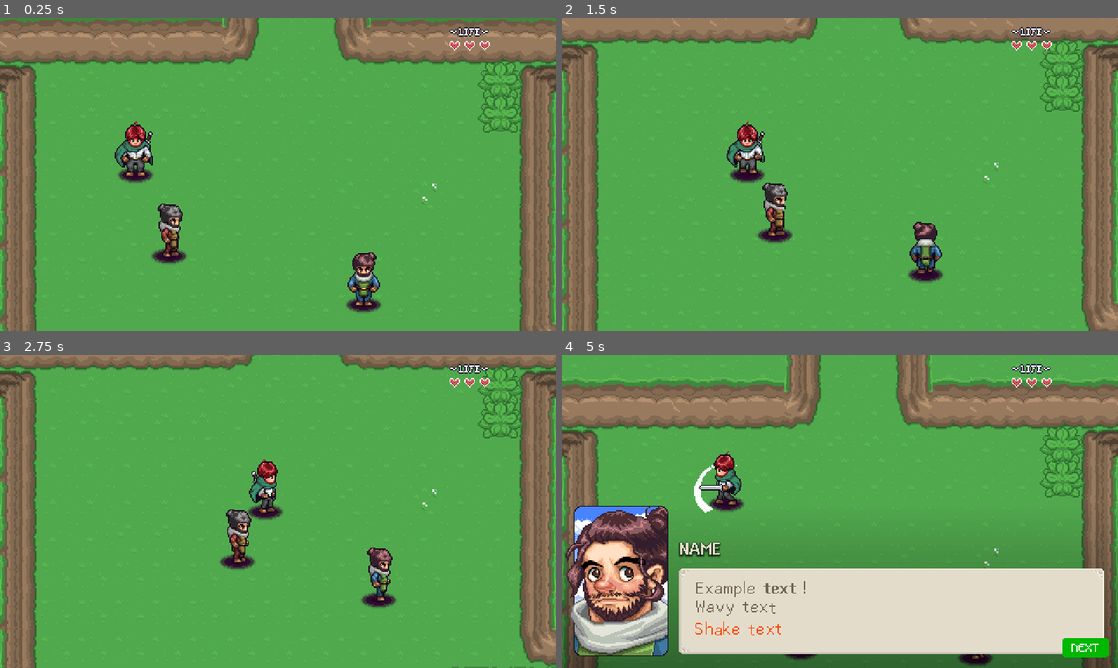
Above: before the commit, frames 1-4 (two rows, left to right).
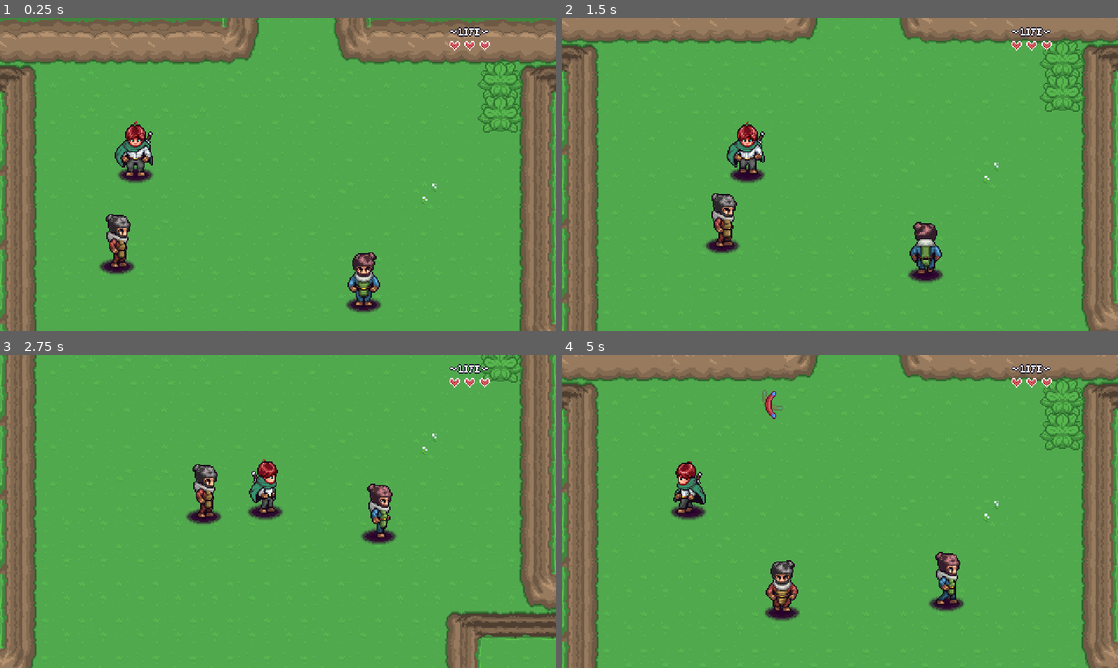
Above: after the commit, the same moments.

Repository: egosselin-projects/zelda-like
Game: Godot game, scene res://Levels/Area01/03.tscn
Same seed, same stepped clock (60 frames per second), same inputs: the game is played once before the commit and once after it. This scene is started directly instead of the project's main scene. Sound files missing from this copy of the repository are replaced by a short silence.
Inputs:
- Up to frame 1 (0.25 s): no input
- Up to frame 2 (1.5 s): tap Enter (ui_accept) at 0.5, 0.77, 1.07 s; hold Right (right) 0.53-1.28 s; hold Ctrl (attack) 0.53-1.28 s; tap Alt (interacts) at 0.8, 1.35 s; hold Down (down) from 1.28 s (still down)
- Up to frame 3 (2.75 s): tap Enter (ui_accept) at 1.52, 1.82, 2.3 s; tap P (test) at 1.55 s; release Down (down) at 2.03 s; hold Right (right) from 2.03 s (still down); hold P (test) from 2.03 s (still down)
- Up to frame 4 (5 s): release Right (right) at 2.78 s; release P (test) at 2.78 s; hold Up (up) 2.78-3.53 s; tap Enter (ui_accept) at 2.85, 3.02, 3.32, 3.77, 4.07, 4.52, 4.82 s; tap Ctrl (attack) at 3.05, 4.35 s; hold Shift (ability) 3.53-4.28 s; hold Left (left) from 3.53 s (still down); tap Alt (interacts) at 3.8 s; tap P (test) at 4.55 s

The runs differ from the first frame. In frame 1, 1.4% of the frame differs, in the area x 17-34%, y 59-82%; in frame 2, 1.5%; in frame 3, 12%; in frame 4, 59%, in the area x 0-100%, y 0-100%.

Commit message:
tuto 32 - finalisation dialogues

Diff:
--- a/GUI/dialog_system/dialog_system.tscn
+++ b/GUI/dialog_system/dialog_system.tscn
@@ -140,7 +140,7 @@
 theme_override_fonts/font = ExtResource("4_umqd7")
 text = "NAME"
 
-[node name="PotraitSprite" type="Sprite2D" parent="DialogUI" unique_id=472544236]
+[node name="PortraitSprite" type="Sprite2D" parent="DialogUI" unique_id=472544236]
 position = Vector2(51, 195)
 texture = ExtResource("5_dwuo2")
 hframes = 4
--- a/GUI/dialog_system/scripts/dialog_system.gd
+++ b/GUI/dialog_system/scripts/dialog_system.gd
@@ -3,8 +3,18 @@
 
 class_name DialogSystemNode extends CanvasLayer
 
+signal finished
+
 var is_active: bool = false
+var dialog_items: Array[DialogItem]
+var dialog_items_index: int = 0
+
 @onready var dialog_ui: Control = $DialogUI
+@onready var content: RichTextLabel = $DialogUI/PanelContainer/RichTextLabel
+@onready var name_label: Label = $DialogUI/NameLabel
+@onready var portrait_sprite: Sprite2D = $DialogUI/PortraitSprite
+@onready var dialog_progress_indicator: PanelContainer = $DialogUI/DialogProgressIndicator
+@onready var dialog_progress_indicator_label: Label = $DialogUI/DialogProgressIndicator/Label
 
 
 func _ready() -> void:
@@ -18,22 +28,29 @@
 
 
 func _unhandled_input(event: InputEvent) -> void:
-	#if is_active == false:
-	#	return
-
-	if event.is_action_pressed("test"):
-		if is_active == false:
-			show_dialog()
+	if is_active == false:
+		return
+	if  (
+		event.is_action_pressed("interacts") or
+		event.is_action_pressed("attack") or
+		event.is_action_pressed("ui_accept")
+	):
+		dialog_items_index += 1
+		if dialog_items_index < dialog_items.size():
+			start_dialog()
 		else:
 			hide_dialog()
 
 
-func show_dialog() -> void:
+func show_dialog(_items: Array[DialogItem]) -> void:
 	is_active = true
 	dialog_ui.visible = true
 	dialog_ui.process_mode = Node.PROCESS_MODE_ALWAYS
+	dialog_items = _items
+	dialog_items_index = 0
 	get_tree().paused = true
-	pass
+	await get_tree().process_frame
+	start_dialog()
 
 
 func hide_dialog() -> void:
@@ -41,4 +58,26 @@
 	dialog_ui.visible = false
 	dialog_ui.process_mode = Node.PROCESS_MODE_DISABLED
 	get_tree().paused = false
-	pass
+	finished.emit()
+
+
+func start_dialog() -> void:
+	show_dialog_button_indicator(true)
+	set_dialog_data(dialog_items[dialog_items_index])
+
+
+func show_dialog_button_indicator(_is_visible: bool) -> void:
+	dialog_progress_indicator.visible = _is_visible
+
+	if dialog_items_index + 1 < dialog_items.size():
+		dialog_progress_indicator_label.text = "NEXT"
+	else:
+		dialog_progress_indicator_label.text = "END"
+
+
+func set_dialog_data(_dialog_item: DialogItem) -> void:
+	if _dialog_item is DialogText:
+		content.text = _dialog_item.text
+
+	name_label.text = _dialog_item.npc_info.npc_name
+	portrait_sprite.texture = _dialog_item.npc_info.portrait
--- /dev/null
+++ b/Interactables/dialog/dialog_interaction.tscn
@@ -0,0 +1,145 @@
+[gd_scene format=3 uid="uid://cmqtx26qogn5s"]
+
+[ext_resource type="Texture2D" uid="uid://p6buc7p3yysy" path="res://Interactables/dialog/sprites/dialog_interactable.png" id="1_a5vth"]
+[ext_resource type="Script" uid="uid://ccfhskvffg4tk" path="res://Interactables/dialog/scripts/dialog_interaction.gd" id="1_w4e83"]
+
+[sub_resource type="RectangleShape2D" id="RectangleShape2D_qpp62"]
+size = Vector2(44, 32)
+
+[sub_resource type="Animation" id="Animation_a5vth"]
+length = 0.001
+tracks/0/type = "value"
+tracks/0/imported = false
+tracks/0/enabled = true
+tracks/0/path = NodePath("Sprite2D:modulate")
+tracks/0/interp = 1
+tracks/0/loop_wrap = true
+tracks/0/keys = {
+"times": PackedFloat32Array(0),
+"transitions": PackedFloat32Array(1),
+"update": 0,
+"values": [Color(1, 1, 1, 1)]
+}
+tracks/1/type = "value"
+tracks/1/imported = false
+tracks/1/enabled = true
+tracks/1/path = NodePath("Sprite2D:position")
+tracks/1/interp = 1
+tracks/1/loop_wrap = true
+tracks/1/keys = {
+"times": PackedFloat32Array(0),
+"transitions": PackedFloat32Array(1),
+"update": 0,
+"values": [Vector2(2, -52)]
+}
+
+[sub_resource type="Animation" id="Animation_w4e83"]
+resource_name = "default"
+tracks/0/type = "value"
+tracks/0/imported = false
+tracks/0/enabled = true
+tracks/0/path = NodePath("Sprite2D:position")
+tracks/0/interp = 1
+tracks/0/loop_wrap = true
+tracks/0/keys = {
+"times": PackedFloat32Array(0),
+"transitions": PackedFloat32Array(1),
+"update": 0,
+"values": [Vector2(2, -52)]
+}
+tracks/1/type = "value"
+tracks/1/imported = false
+tracks/1/enabled = true
+tracks/1/path = NodePath("Sprite2D:modulate")
+tracks/1/interp = 1
+tracks/1/loop_wrap = true
+tracks/1/keys = {
+"times": PackedFloat32Array(0),
+"transitions": PackedFloat32Array(1),
+"update": 0,
+"values": [Color(1, 1, 1, 0)]
+}
+
+[sub_resource type="Animation" id="Animation_k34qd"]
+resource_name = "hide"
+step = 0.1
+tracks/0/type = "value"
+tracks/0/imported = false
+tracks/0/enabled = true
+tracks/0/path = NodePath("Sprite2D:position")
+tracks/0/interp = 1
+tracks/0/loop_wrap = true
+tracks/0/keys = {
+"times": PackedFloat32Array(0, 0.2),
+"transitions": PackedFloat32Array(1, 1),
+"update": 0,
+"values": [Vector2(2, -55), Vector2(2, -52)]
+}
+tracks/1/type = "value"
+tracks/1/imported = false
+tracks/1/enabled = true
+tracks/1/path = NodePath("Sprite2D:modulate")
+tracks/1/interp = 1
+tracks/1/loop_wrap = true
+tracks/1/keys = {
+"times": PackedFloat32Array(0, 0.2),
+"transitions": PackedFloat32Array(1, 1),
+"update": 0,
+"values": [Color(1, 1, 1, 1), Color(1, 1, 1, 0)]
+}
+
+[sub_resource type="Animation" id="Animation_4fpja"]
+resource_name = "show"
+step = 0.1
+tracks/0/type = "value"
+tracks/0/imported = false
+tracks/0/enabled = true
+tracks/0/path = NodePath("Sprite2D:position")
+tracks/0/interp = 1
+tracks/0/loop_wrap = true
+tracks/0/keys = {
+"times": PackedFloat32Array(0, 0.2),
+"transitions": PackedFloat32Array(1, 1),
+"update": 0,
+"values": [Vector2(2, -52), Vector2(2, -55)]
+}
+tracks/1/type = "value"
+tracks/1/imported = false
+tracks/1/enabled = true
+tracks/1/path = NodePath("Sprite2D:modulate")
+tracks/1/interp = 1
+tracks/1/loop_wrap = true
+tracks/1/keys = {
+"times": PackedFloat32Array(0, 0.2),
+"transitions": PackedFloat32Array(1, 1),
+"update": 0,
+"values": [Color(1, 1, 1, 0), Color(1, 1, 1, 1)]
+}
+
+[sub_resource type="AnimationLibrary" id="AnimationLibrary_k34qd"]
+_data = {
+&"RESET": SubResource("Animation_a5vth"),
+&"default": SubResource("Animation_w4e83"),
+&"hide": SubResource("Animation_k34qd"),
+&"show": SubResource("Animation_4fpja")
+}
+
+[node name="DialogInteraction" type="Area2D" unique_id=499065486]
+collision_layer = 0
+collision_mask = 4
+monitorable = false
+script = ExtResource("1_w4e83")
+
+[node name="CollisionShape2D" type="CollisionShape2D" parent="." unique_id=1878732669]
+shape = SubResource("RectangleShape2D_qpp62")
+debug_color = Color(0.13816993, 0.8289137, 0.44171134, 0.19700001)
+
+[node name="Sprite2D" type="Sprite2D" parent="." unique_id=1451186168]
+position = Vector2(2, -52)
+texture = ExtResource("1_a5vth")
+hframes = 2
+
+[node name="AnimationPlayer" type="AnimationPlayer" parent="." unique_id=5206740]
+process_mode = 3
+libraries/ = SubResource("AnimationLibrary_k34qd")
+autoplay = &"default"
--- /dev/null
+++ b/Interactables/dialog/scripts/dialog_choice.gd
@@ -0,0 +1,6 @@
+@tool
+@icon("res://GUI/dialog_system/icons/question_bubble.svg")
+
+class_name DialogChoice extends DialogItem
+
+@export var choices: Array[String] = ["Yes", "No"]
--- /dev/null
+++ b/Interactables/dialog/scripts/dialog_interaction.gd
@@ -0,0 +1,66 @@
+@tool
+@icon("res://GUI/dialog_system/icons/chat_bubbles.svg")
+
+class_name DialogInteraction extends Area2D
+
+signal player_interacted
+signal finished
+
+@export var enabled: bool = true
+
+var dialog_items: Array[DialogItem]
+
+@onready var animation_player: AnimationPlayer = $AnimationPlayer
+
+
+func _ready() -> void:
+	if Engine.is_editor_hint():
+		return
+
+	area_entered.connect(_on_area_enter)
+	area_exited.connect(_on_area_exit)
+
+	for child in get_children():
+		if child is DialogItem:
+			dialog_items.append(child)
+
+
+func _on_area_enter(_area: Area2D) -> void:
+	if !enabled or dialog_items.size() == 0:
+		return
+
+	animation_player.play("show")
+	PlayerManager.interact_pressed.connect(player_interact)
+
+
+func _on_area_exit(_area: Area2D) -> void:
+	animation_player.play("hide")
+	PlayerManager.interact_pressed.disconnect(player_interact)
+
+
+func player_interact() -> void:
+	player_interacted.emit()
+	await get_tree().process_frame
+	await get_tree().process_frame
+	DialogSystem.show_dialog(dialog_items)
+	DialogSystem.finished.connect(_on_dialog_finished)
+
+
+func _on_dialog_finished() -> void:
+	DialogSystem.finished.disconnect(_on_dialog_finished)
+	finished.emit()
+
+
+func _get_configuration_warnings() -> PackedStringArray:
+	# Test de la présence de dialog items, sinon affichage d'un warning
+	if _check_for_dialog_items() == false:
+		return ["Required as least one DialogItem node"]
+	else:
+		return []
+
+
+func _check_for_dialog_items() -> bool:
+	for child in get_children():
+		if child is DialogItem:
+			return true
+	return false
--- /dev/null
+++ b/Interactables/dialog/scripts/dialog_item.gd
@@ -0,0 +1,35 @@
+@tool
+@icon("res://GUI/dialog_system/icons/chat_bubble.svg")
+
+class_name DialogItem extends Node
+
+@export var npc_info: NPCResources
+
+
+func _ready() -> void:
+	if Engine.is_editor_hint():
+		return
+
+	check_npc_data()
+
+
+#func _get_configuration_warnings() -> PackedStringArray:
+	#if npc_info == null:
+		#return ["NPC resource is not set"]
+	#else:
+		#return []
+
+
+func check_npc_data() -> void:
+	if npc_info == null:
+		var npc = self
+		var _checking: bool = true
+
+		while _checking:
+			npc = npc.get_parent()
+
+			if npc is NPC and npc.npc_resource:
+				npc_info = npc.npc_resource
+				_checking = false
+			else:
+				_checking = false
--- /dev/null
+++ b/Interactables/dialog/scripts/dialog_text.gd
@@ -0,0 +1,6 @@
+@tool
+@icon("res://GUI/dialog_system/icons/text_bubble.svg")
+
+class_name DialogText extends DialogItem
+
+@export_multiline var text: String = "Placeholder"
--- a/Levels/Area01/03.tscn
+++ b/Levels/Area01/03.tscn
@@ -10,7 +10,10 @@
 [ext_resource type="Resource" uid="uid://b3er0qnojyyv3" path="res://npc/00_npcs/npc_01.tres" id="8_crp14"]
 [ext_resource type="PackedScene" uid="uid://bs6xxl8eykppq" path="res://npc/npc_behavior_wander.tscn" id="8_gv52n"]
 [ext_resource type="Resource" uid="uid://c45k13h1ytp3n" path="res://npc/00_npcs/npc_02.tres" id="10_5waxo"]
+[ext_resource type="PackedScene" uid="uid://cmqtx26qogn5s" path="res://Interactables/dialog/dialog_interaction.tscn" id="10_q54cq"]
+[ext_resource type="Script" uid="uid://cu0t2m3icypei" path="res://Interactables/dialog/scripts/dialog_text.gd" id="11_55lxj"]
 [ext_resource type="PackedScene" uid="uid://dqejb75isak8f" path="res://npc/npc_behavior_patrol.tscn" id="11_v72oj"]
+[ext_resource type="Resource" uid="uid://dhrpahpyudf21" path="res://npc/00_npcs/00_hero.tres" id="12_n7k4n"]
 [ext_resource type="PackedScene" uid="uid://dlrs1v0jqs25s" path="res://npc/patrol_location.tscn" id="12_q54cq"]
 
 [node name="03" type="Node2D" unique_id=323601260]
@@ -39,9 +42,32 @@
 npc_resource = ExtResource("8_crp14")
 
 [node name="NpcBehaviorWander" parent="NPC" unique_id=2146337644 instance=ExtResource("8_gv52n")]
+wander_range = 1
+
+[node name="DialogInteraction" parent="NPC" unique_id=499065486 instance=ExtResource("10_q54cq")]
+
+[node name="DialogText" type="Node" parent="NPC/DialogInteraction" unique_id=631676814]
+script = ExtResource("11_55lxj")
+text = "Hi, are you the [b]Hero[/b] ?"
+npc_info = ExtResource("8_crp14")
+metadata/_custom_type_script = "uid://cu0t2m3icypei"
+
+[node name="DialogText2" type="Node" parent="NPC/DialogInteraction" unique_id=151457573]
+script = ExtResource("11_55lxj")
+text = "
+[wave]Yes I am ![/wave]"
+npc_info = ExtResource("12_n7k4n")
+metadata/_custom_type_script = "uid://cu0t2m3icypei"
+
+[node name="DialogText3" type="Node" parent="NPC/DialogInteraction" unique_id=1130802837]
+script = ExtResource("11_55lxj")
+text = "Cool
+Happy to have a hero around here !"
+npc_info = ExtResource("8_crp14")
+metadata/_custom_type_script = "uid://cu0t2m3icypei"
 
 [node name="NPC2" parent="." unique_id=739431020 instance=ExtResource("7_ut76y")]
-position = Vector2(139, 229)
+position = Vector2(94, 238)
 npc_resource = ExtResource("10_5waxo")
 
 [node name="NpcBehaviorPatrol" parent="NPC2" unique_id=1309442570 instance=ExtResource("11_v72oj")]
@@ -51,20 +77,20 @@
 
 [node name="PatrolLocation2" parent="NPC2/NpcBehaviorPatrol" unique_id=1870167507 instance=ExtResource("12_q54cq")]
 modulate = Color(1, 1, 0, 1)
-position = Vector2(66, 0)
+position = Vector2(96, 0)
 wait_time = 1.0
 
 [node name="PatrolLocation3" parent="NPC2/NpcBehaviorPatrol" unique_id=320162442 instance=ExtResource("12_q54cq")]
 modulate = Color(0, 1, 0, 1)
-position = Vector2(69, 91)
+position = Vector2(96, 90)
 wait_time = 1.0
 
 [node name="PatrolLocation4" parent="NPC2/NpcBehaviorPatrol" unique_id=1211512503 instance=ExtResource("12_q54cq")]
 modulate = Color(0, 1, 1, 1)
-position = Vector2(20, 37)
+position = Vector2(-2, 90)
 wait_time = 1.0
 
 [node name="PatrolLocation5" parent="NPC2/NpcBehaviorPatrol" unique_id=1792707685 instance=ExtResource("12_q54cq")]
 modulate = Color(0, 0, 1, 1)
-position = Vector2(-60, 90)
+position = Vector2(-40, 44)
 wait_time = 1.0
--- a/Levels/scripts/level_transition.gd
+++ b/Levels/scripts/level_transition.gd
@@ -27,14 +27,9 @@
 
 
 func _ready() -> void:
-
-	print("LEVEL TRANSITION READY!")
-
 	_update_area()
 	if Engine.is_editor_hint():
 		return
-
-	print("BEFORE PLACE PLAYER!")
 
 	monitoring = false
 	_place_player()
--- a/Player/Scripts/state_attack.gd
+++ b/Player/Scripts/state_attack.gd
@@ -19,7 +19,7 @@
 
 # Entrée dans l'état
 func enter_state() -> void:
-	print("entrée état attaque")
+	# print("entrée état attaque")
 	player.update_animation("attack")
 	animation_player_attack.play("attack_" + player.animation_direction())
 	# Listener sur la fin de l'animation
--- a/Player/Scripts/state_idle.gd
+++ b/Player/Scripts/state_idle.gd
@@ -9,7 +9,7 @@
 
 # Entrée dans l'état
 func enter_state() -> void:
-	print("entrée état idle")
+	# print("entrée état idle")
 	player.update_animation("idle")
 	pass
 
--- a/Player/Scripts/state_stun.gd
+++ b/Player/Scripts/state_stun.gd
@@ -18,7 +18,7 @@
 
 # Entrée dans l'état
 func enter_state() -> void:
-	print("entrée état stun")
+	# print("entrée état stun")
 	player.animation_player.animation_finished.connect(_animation_finished)
 
 	direction = player.global_position.direction_to(hurt_box.global_position)
--- a/Player/Scripts/state_walk.gd
+++ b/Player/Scripts/state_walk.gd
@@ -11,7 +11,7 @@
 
 # Entrée dans l'état
 func enter_state() -> void:
-	print("entrée état marche")
+	# print("entrée état marche")
 	player.update_animation("walk")
 	pass
 
--- /dev/null
+++ b/npc/00_npcs/00_hero.tres
@@ -0,0 +1,10 @@
+[gd_resource type="Resource" script_class="NPCResources" format=3 uid="uid://dhrpahpyudf21"]
+
+[ext_resource type="Texture2D" uid="uid://wn2tnqxlwamk" path="res://npc/sprites/portraits/hero_portrait.png" id="1_mp0q8"]
+[ext_resource type="Script" uid="uid://vp8gqj27nrqj" path="res://npc/scripts/npc_resource.gd" id="2_wdi7j"]
+
+[resource]
+script = ExtResource("2_wdi7j")
+npc_name = "Hero"
+portrait = ExtResource("1_mp0q8")
+metadata/_custom_type_script = "uid://vp8gqj27nrqj"
--- a/npc/patrol_location.tscn
+++ b/npc/patrol_location.tscn
@@ -1,6 +1,7 @@
 [gd_scene format=3 uid="uid://dlrs1v0jqs25s"]
 
 [ext_resource type="Script" uid="uid://do027nn34j4yo" path="res://npc/scripts/patrol_location.gd" id="1_xdeq0"]
+[ext_resource type="FontFile" uid="uid://mcwarq2x2bom" path="res://GUI/fonts/m5x7.ttf" id="2_rlkg0"]
 
 [sub_resource type="Gradient" id="Gradient_ipyvv"]
 offsets = PackedFloat32Array(0.51046026, 0.7573222, 1)
@@ -23,9 +24,9 @@
 
 [node name="Label" type="Label" parent="Sprite2D" unique_id=145192005]
 offset_left = -13.0
-offset_top = -9.0
+offset_top = -5.0
 offset_right = 13.0
-offset_bottom = 10.0
+offset_bottom = 9.0
 theme_override_colors/font_outline_color = Color(0, 0, 0, 1)
 theme_override_constants/line_spacing = 0
 theme_override_constants/paragraph_spacing = 1
@@ -36,16 +37,17 @@
 horizontal_alignment = 1
 
 [node name="Label2" type="Label" parent="Sprite2D" unique_id=2049230922]
-offset_left = -23.0
-offset_top = 6.0
-offset_right = 23.0
-offset_bottom = 21.0
+offset_left = -24.0
+offset_top = 8.0
+offset_right = 25.0
+offset_bottom = 23.0
 theme_override_colors/font_outline_color = Color(0, 0, 0, 1)
 theme_override_constants/line_spacing = 0
 theme_override_constants/paragraph_spacing = 1
 theme_override_constants/shadow_offset_x = 1
 theme_override_constants/outline_size = 3
-theme_override_font_sizes/font_size = 10
+theme_override_fonts/font = ExtResource("2_rlkg0")
+theme_override_font_sizes/font_size = 14
 text = "wait: 0.0s"
 horizontal_alignment = 1
 
--- a/npc/scripts/npc.gd
+++ b/npc/scripts/npc.gd
@@ -19,6 +19,8 @@
 	setup_npc()
 	if Engine.is_editor_hint():
 		return
+
+	gather_interactables()
 	do_behavior_enabled.emit()
 
 
@@ -59,3 +61,26 @@
 func _set_npc_resource(_npc: NPCResources) -> void:
 	npc_resource = _npc
 	setup_npc()
+
+
+func gather_interactables() -> void:
+	for child in get_children():
+		if child is DialogInteraction:
+			child.player_interacted.connect(_on_player_interacted)
+			child.finished.connect(_on_interaction_finished)
+
+
+func _on_player_interacted() -> void:
+	update_direction(PlayerManager.player.global_position)
+	state = "idle"
+	velocity = Vector2.ZERO
+	update_animation()
+	do_behavior = false
+
+
+func _on_interaction_finished() -> void:
+	print("INTERACTION FINISHED !")
+	state = "idle"
+	update_animation()
+	do_behavior = true
+	do_behavior_enabled.emit()
Not shown, added: Interactables/dialog/scripts/dialog_choice.gd.uid
Not shown, added: Interactables/dialog/scripts/dialog_interaction.gd.uid
Not shown, added: Interactables/dialog/scripts/dialog_item.gd.uid
Not shown, added: Interactables/dialog/scripts/dialog_text.gd.uid
Binary file added: Interactables/dialog/sprites/dialog_interactable.png
Not shown, added: Interactables/dialog/sprites/dialog_interactable.png.import
